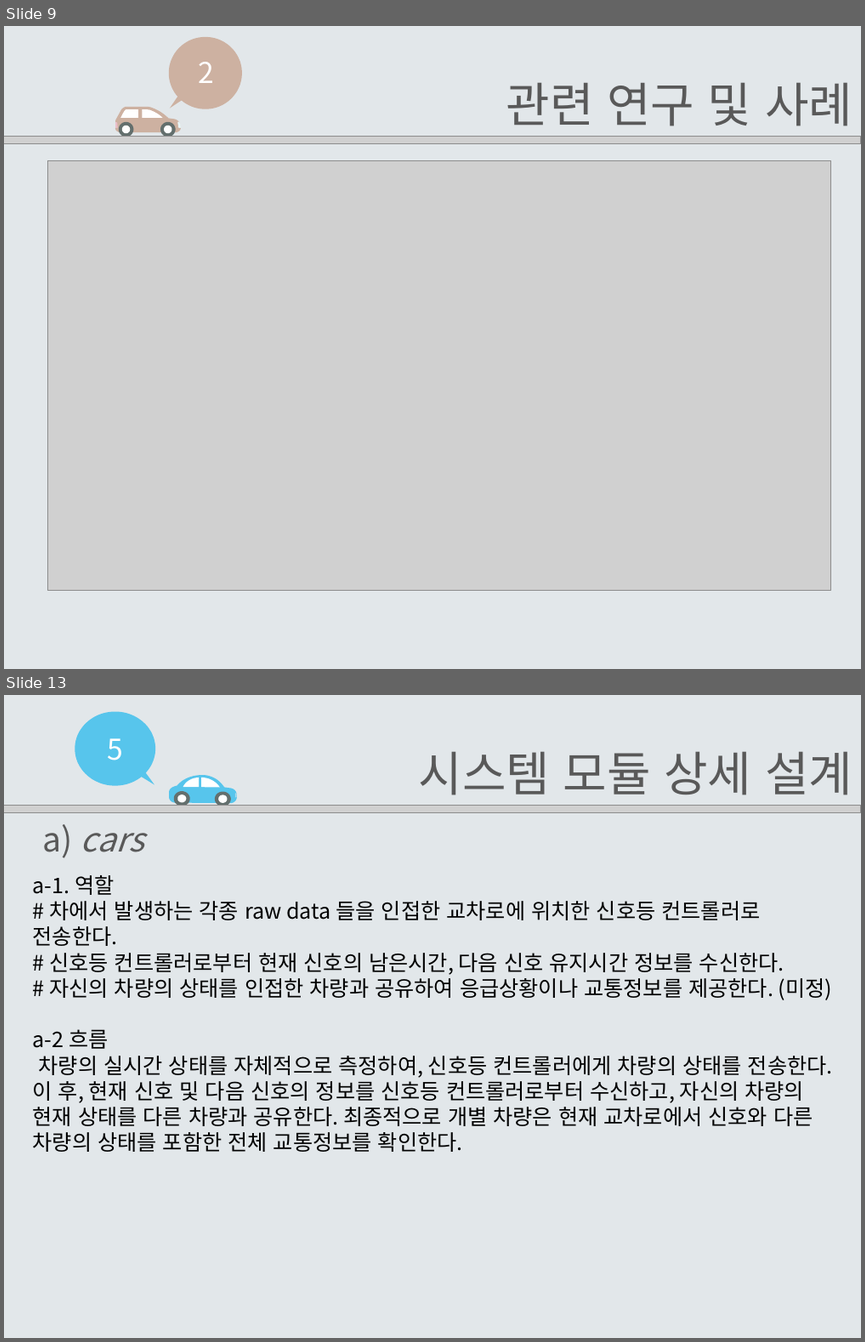
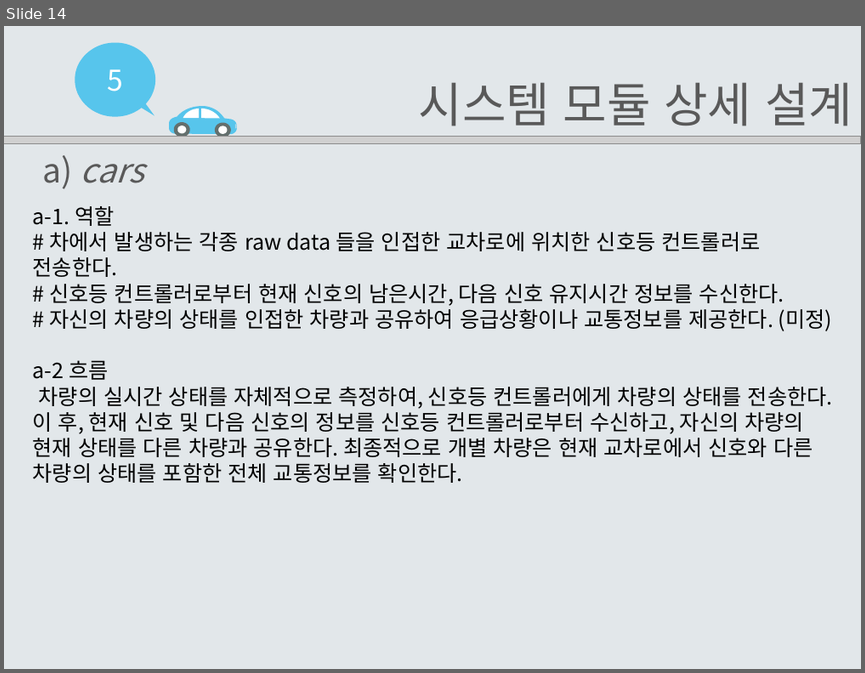
Before and after one commit to EomHeeSang/grad_proj, a slide deck: 발표자료/설계서2-14(엄희상,박주호,김태경).pptx. Shown one above the other, each under a label of ours: slides 9 and 13 before the commit, slide 14 after it; the slides between them are not shown. The pictures are 865x1342 and 865x673 pixels, drawn with LibreOffice and Linux fonts; fonts in the diff are those of the drawing; grey boxes stand for pictures. Boxes give left, top, right and bottom in pixels: in the first picture for what was removed or moved away, otherwise in the second. Text is boxed around its words. In the diff, an @@ line names an element or a change of style, - is before the commit and + after.

```diff
--- a/발표자료/설계서2-14(엄희상,박주호,김태경).pptx
+++ b/발표자료/설계서2-14(엄희상,박주호,김태경).pptx
@@ slide 9 removed at [4,26,861,669], background #E2E7EA @@
@@ group removed at [4,37,861,143]: 11 freeform shapes, 2 texts, 1 picture @@
-2
-관련 연구 및 사례
@@ picture removed at [47,160,831,590] @@
@@ what was slide 13 is now slide 14 @@
```
Also in this commit, not shown: 14 slides changed, 3 slides added, 1 other slide removed, 6 other files.
